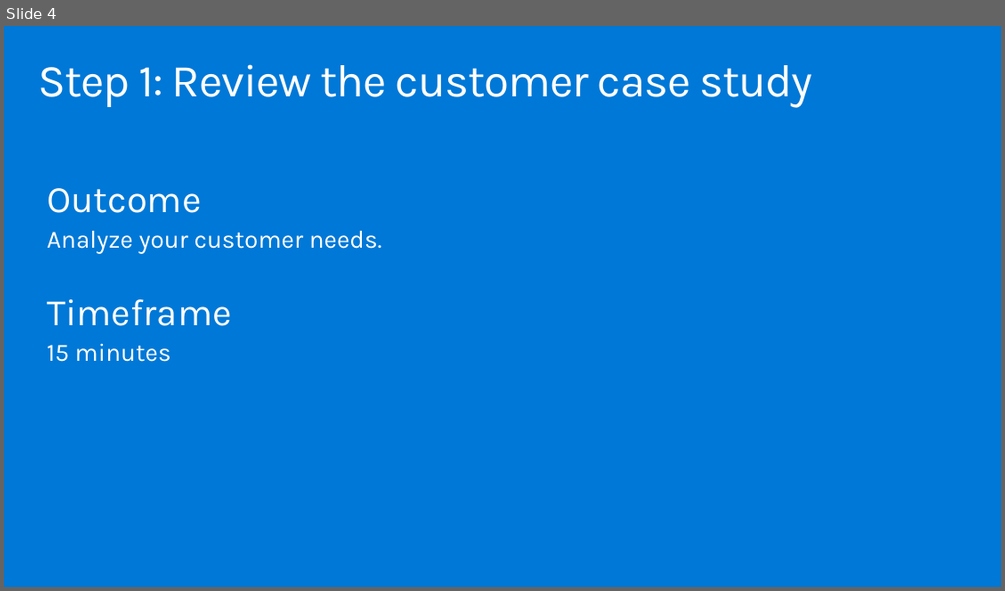
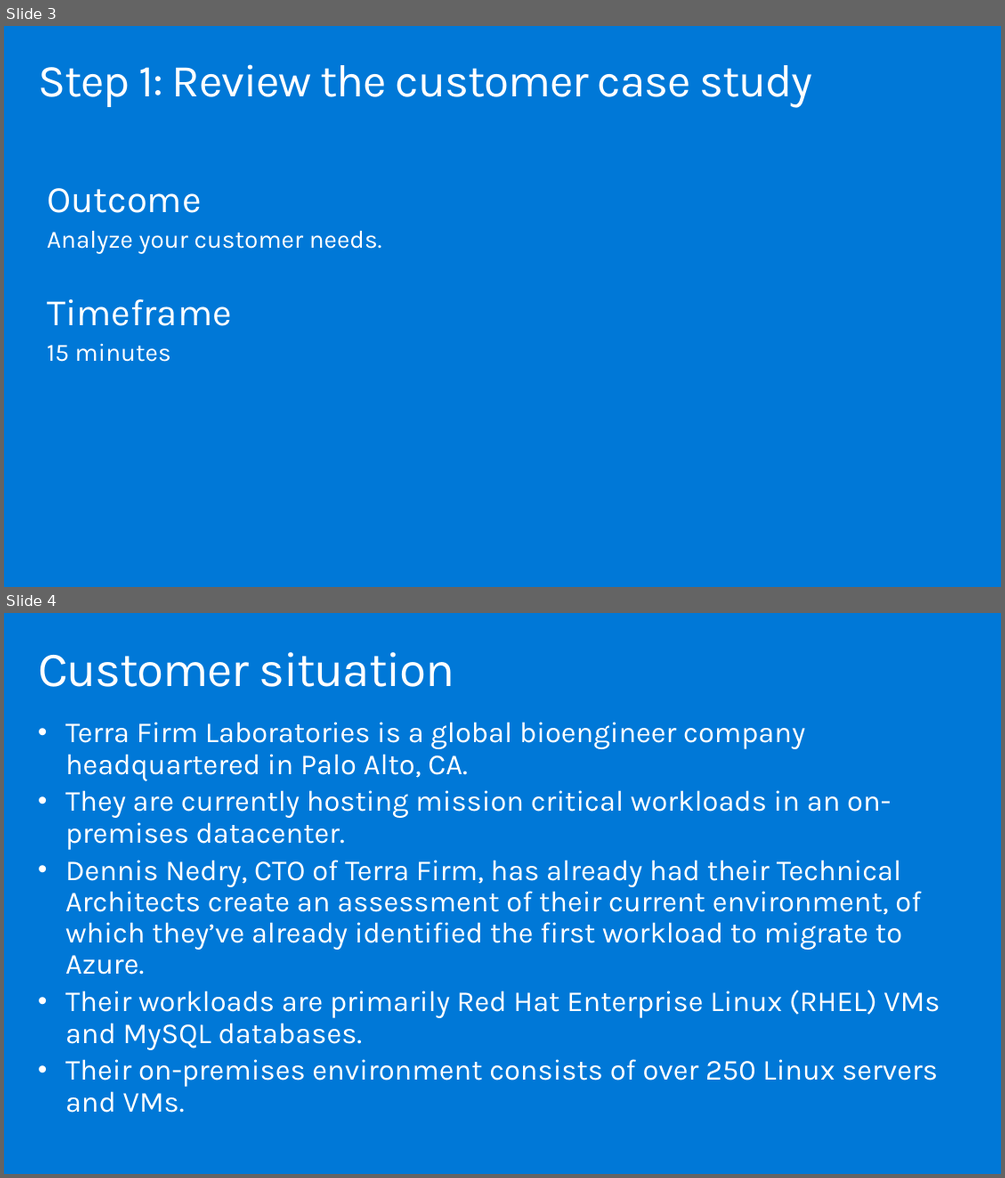
Before and after one commit to solliancenet/MCW-Migrate-Linux-OSS-DB-to-Azure, a slide deck: Whiteboard design session/WDS trainer presentation - Migrate and modernize case for Linux and OSS DB to Azure.pptx. Shown one above the other, each under a label of ours: slide 4 before the commit, slides 3 and 4 after it. The pictures are 1005x591 and 1005x1178 pixels, drawn with LibreOffice and Linux fonts; fonts in the diff are those of the drawing. Boxes give left, top, right and bottom in pixels: in the first picture for what was removed or moved away, otherwise in the second. Text is boxed around its words. In the diff, an @@ line names an element or a change of style, - is before the commit and + after.

```diff
--- a/Whiteboard design session/WDS trainer presentation - Migrate and modernize case for Linux and OSS DB to Azure.pptx
+++ b/Whiteboard design session/WDS trainer presentation - Migrate and modernize case for Linux and OSS DB to Azure.pptx
@@ slide 4 added at [4, 613, 1001, 1174], background #0078D7 @@
@@ title added at [38, 652, 455, 687], 47 pt, text #FFFFFF @@
+Customer situation
@@ text added at [65, 722, 939, 1112], 28 pt, text #FFFFFF @@
+• Terra Firm Laboratories is a global bioengineer company headquartered in Palo Alto, CA.
+• They are currently hosting mission critical workloads in an on-premises datacenter.
+• Dennis Nedry, CTO of Terra Firm, has already had their Technical Architects create an assessment of their current environment, of which they’ve already identified the first workload to migrate to Azure.
+• Their workloads are primarily Red Hat Enterprise Linux (RHEL) VMs and MySQL databases.
+• Their on-premises environment consists of over 250 Linux servers and VMs.
@@ what was slide 4 is now slide 3 @@
```
Also in this commit, not shown: 1 slide changed, 23 other slides added, 17 slides removed, 3 other files.
